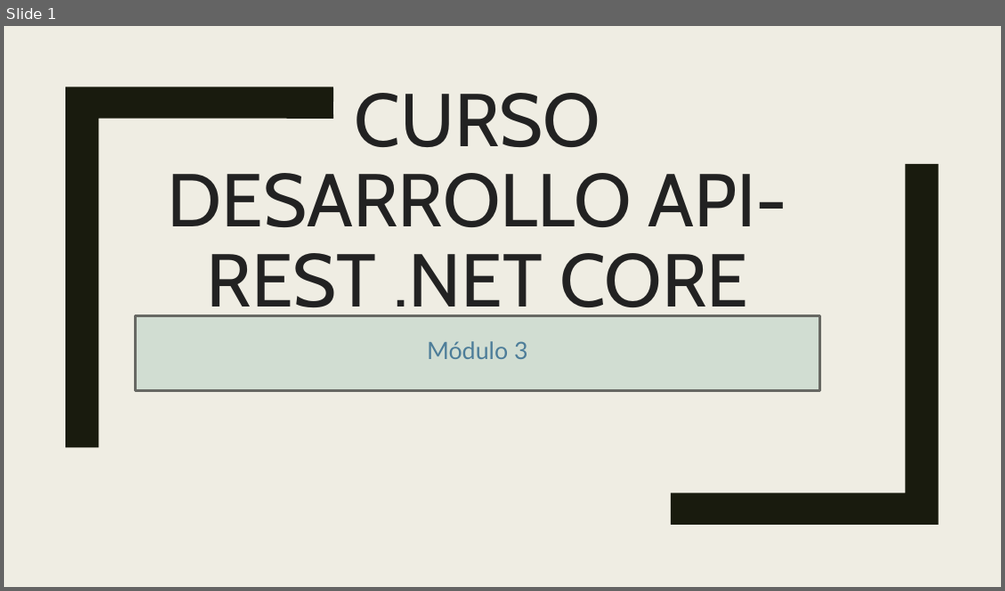
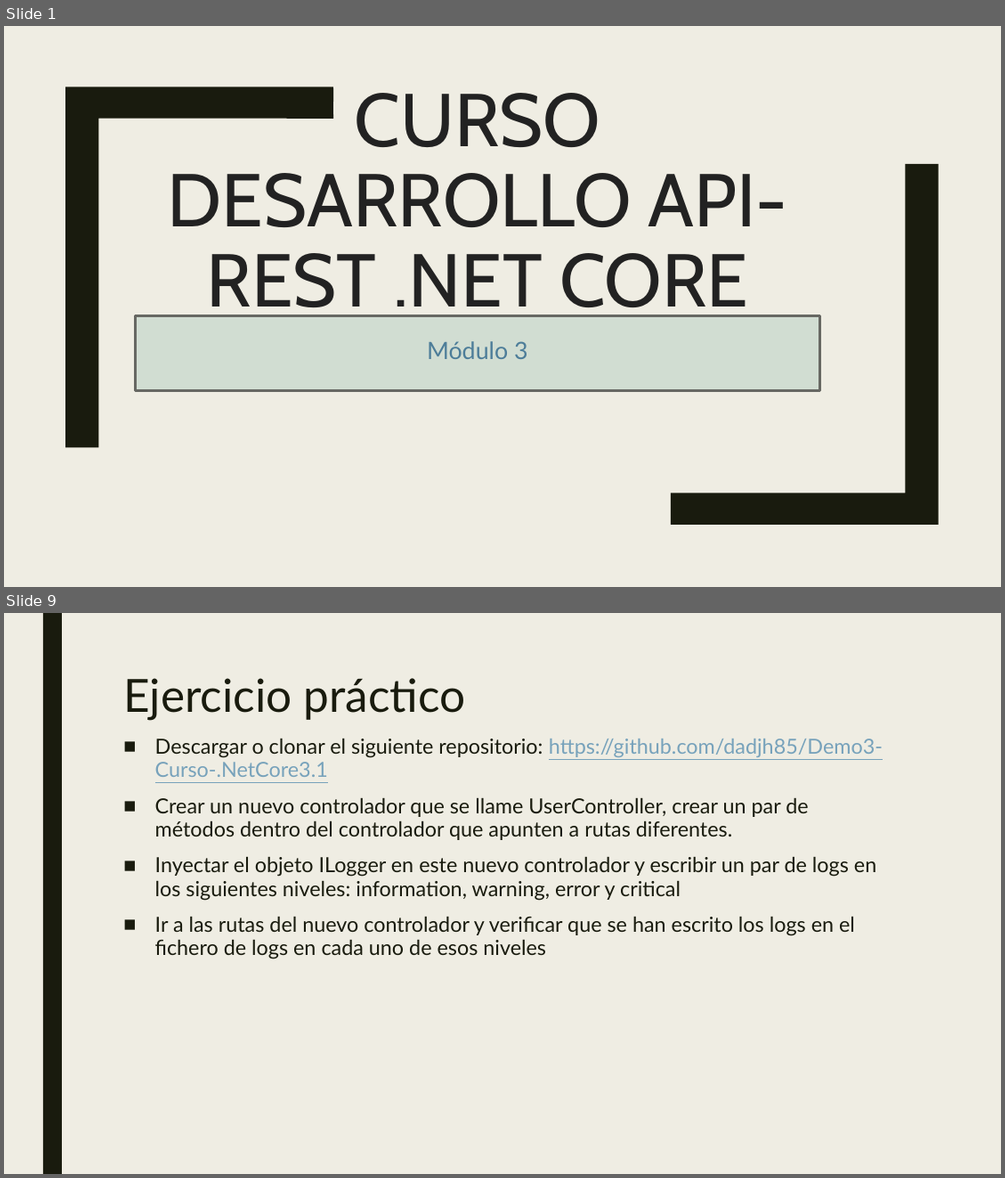
Before and after one commit to dadjh85/Demo3-Curso-.NetCore3.1, a slide deck: doc/Demo3- Curso .NET Core.pptx. Shown one above the other, each under a label of ours: slide 1 before the commit, slides 1 and 9 after it; the slides between them are not shown. The pictures are 1005x591 and 1005x1178 pixels, drawn with LibreOffice and Linux fonts; fonts in the diff are those of the drawing. Boxes give left, top, right and bottom in pixels: in the first picture for what was removed or moved away, otherwise in the second. Text is boxed around its words. In the diff, an @@ line names an element or a change of style, - is before the commit and + after.

```diff
--- a/doc/Demo3- Curso .NET Core.pptx
+++ b/doc/Demo3- Curso .NET Core.pptx
@@ slide 9 added at <box>4,613,1001,1174</box>, background #EFEDE3 @@
@@ rectangle added at <box>43,613,62,1174</box>, fill #191B0E @@
@@ title added at <box>123,678,466,720</box>, 44 pt, text #191B0E @@
+Ejercicio práctico
@@ text added at <box>155,738,882,959</box>, 20 pt, text #191B0E @@
+■ Descargar o clonar el siguiente repositorio: https://github.com/dadjh85/Demo3-Curso-.NetCore3.1
+■ Crear un nuevo controlador que se llame UserController, crear un par de métodos dentro del controlador que apunten a rutas diferentes.
+■ Inyectar el objeto ILogger en este nuevo controlador y escribir un par de logs en los siguientes niveles: information, warning, error y critical
+■ Ir a las rutas del nuevo controlador y verificar que se han escrito los logs en el fichero de logs en cada uno de esos niveles
```
Also in this commit, not shown: 1 slide changed, 6 other slides added, 9 other files.
